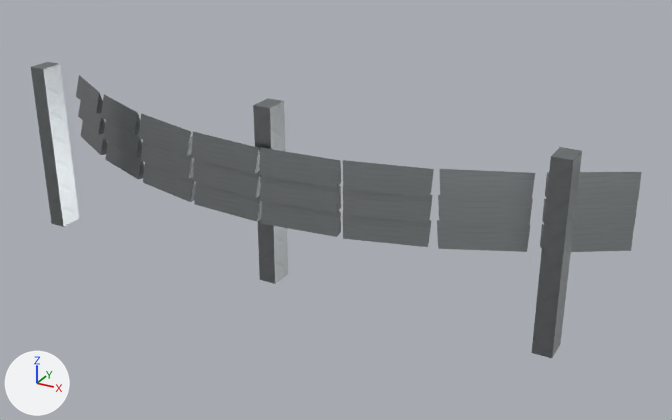
A saved change to the glTF model public/assets/p11/trackside-props/armco-curved-lod2.glb.
Both versions are drawn from a camera (50 mm lens) standing at (2.76, -4.14, 2.66) and looking at (0.27, 0.38, 0.39). The axes (+X, +Y, +Z) are drawn at lower left. The lights are the same throughout. The older version comes first. Where no turn or scale is listed for an object, it has been applied to the vertices.
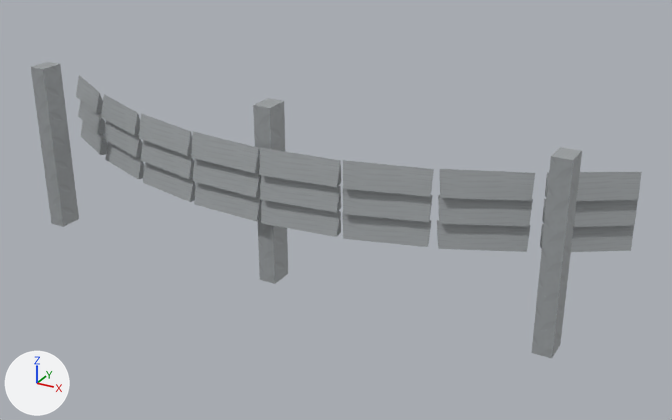
What differs and where, as boxes [x1, y1, x2, y2] in the pictures (672 x 420 px):
'guardrail post.002', surface changed (lighter)
    both: [532, 147, 582, 358]
'guardrail post', surface changed (white to grey)
    both: [31, 62, 79, 227]
'guardrail post.001', surface changed
    both: [253, 98, 288, 284]
'formed armco beam.022', surface changed
    both: [440, 169, 535, 201]
'formed armco beam.021', surface changed (lighter)
    both: [343, 160, 434, 197]
'formed armco beam.014', surface changed (lighter)
    both: [438, 195, 533, 227]
'formed armco beam.006', surface changed (lighter)
    both: [437, 220, 530, 252]
'formed armco beam.013', surface changed (lighter)
    both: [343, 189, 433, 222]
'formed armco beam.020', surface changed (lighter)
    both: [259, 147, 341, 187]
'formed armco beam.005', surface changed (lighter)
    both: [343, 214, 431, 247]
'formed armco beam.012', surface changed (lighter)
    both: [260, 175, 341, 212]
'formed armco beam.004', surface changed (lighter)
    both: [261, 200, 341, 237]
'formed armco beam.023', surface changed
    both: [545, 172, 642, 201]
'formed armco beam.019', surface changed (lighter)
    both: [191, 132, 260, 173]
'formed armco beam.015', surface changed
    both: [542, 199, 638, 227]
'formed armco beam.011', surface changed (lighter)
    both: [193, 159, 261, 198]
'formed armco beam.007', surface changed
    both: [540, 224, 634, 252]
'formed armco beam.003', surface changed (lighter)
    both: [194, 182, 261, 222]
'formed armco beam.018', surface changed (lighter)
    both: [139, 113, 192, 156]
'formed armco beam.010', surface changed (lighter)
    both: [141, 140, 194, 179]
'formed armco beam.002', surface changed (lighter)
    both: [143, 162, 195, 202]
'formed armco beam.017', surface changed (lighter)
    both: [101, 95, 140, 135]
'formed armco beam.009', surface changed (lighter)
    both: [103, 120, 142, 158]
'formed armco beam.001', surface changed (lighter)
    both: [105, 142, 144, 179]
'formed armco beam.016', surface changed (lighter)
    both: [76, 75, 103, 113]
'formed armco beam.008', surface changed (lighter)
    both: [78, 101, 105, 134]
'formed armco beam', surface changed (lighter)
    both: [81, 121, 107, 155]

The change, as a list of edits to the scene's bpy script:
```text
Change mat_shared_4k_trackside_trim:
    remove n3 = _N.new('ShaderNodeSeparateColor'); n3.name = 'Separate Color'
    remove n4 = _N.new('ShaderNodeTexImage'); n4.name = 'Image Texture.001'
    remove n4.image = img_trim_orm
    where n0 = _N.new('ShaderNodeBsdfPrincipled'); n0.name = 'Principled BSDF'
    remove _L.new(n3.outputs[2], n0.inputs[1])  # 'Blue' to 'Metallic'
    remove _L.new(n3.outputs[1], n0.inputs[2])  # 'Green' to 'Roughness'
    remove _L.new(n4.outputs[0], n3.inputs[0])  # 'Color' to 'Color'
```
